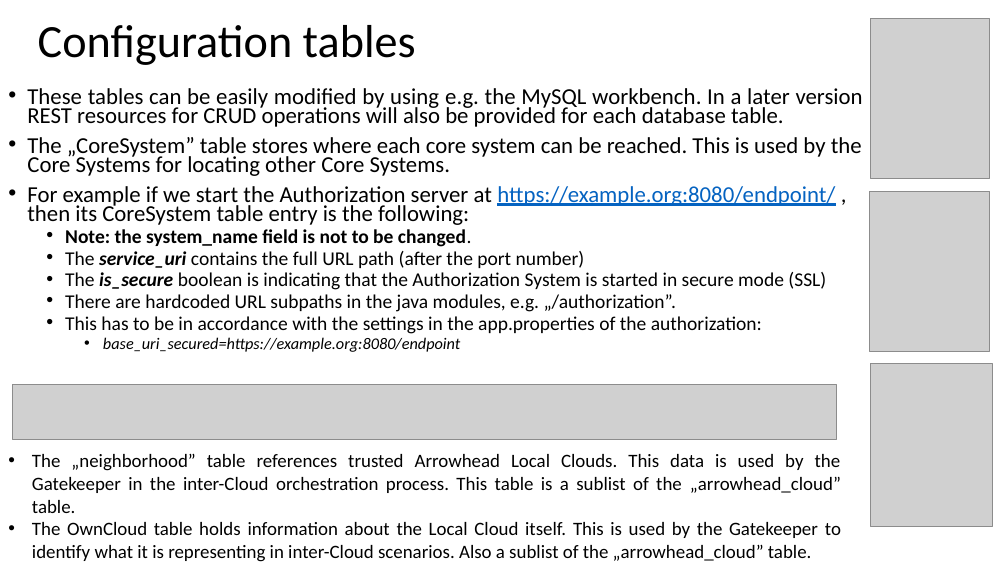
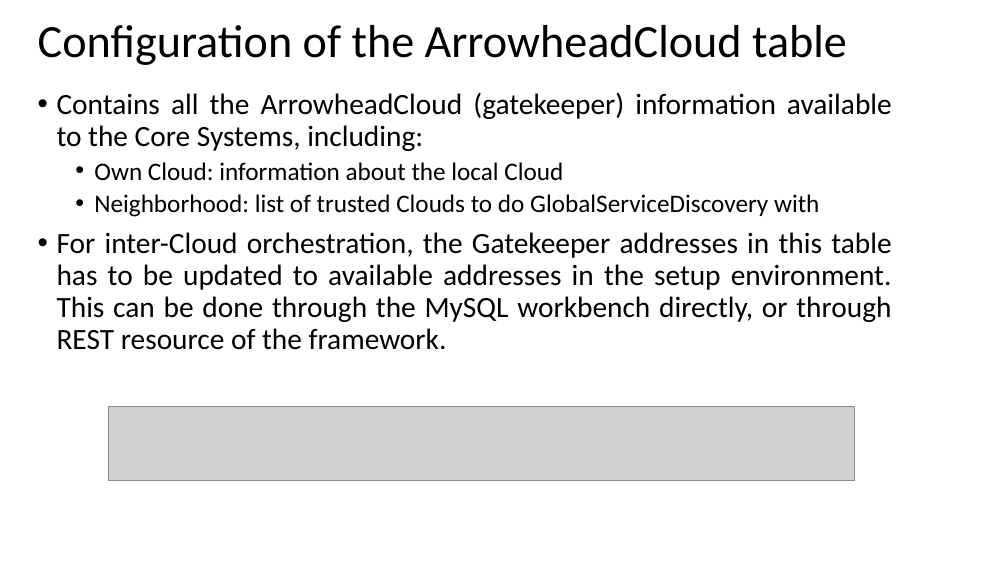
Before and after one commit to hegeduscs/arrowhead, a slide deck: slide 10 of documentation/Quick-Start-Guide-M2.pptx. Drawn at 1008x567 pixels with LibreOffice and Linux fonts; fonts in the diff are those of the drawing; grey boxes stand for pictures. Boxes give left, top, right and bottom in pixels: in the first picture for what was removed or moved away, otherwise in the second. Text is boxed around its words. In the diff, an @@ line names an element or a change of style, - is before the commit and + after.

```diff
--- a/documentation/Quick-Start-Guide-M2.pptx
+++ b/documentation/Quick-Start-Guide-M2.pptx
@@ title at [38, 25, 847, 65]: text changed @@
-Configuration tables
+Configuration of the ArrowheadCloud table
@@ picture removed at [870, 18, 990, 178] @@
@@ text at [57, 92, 892, 350]: text changed; size 21.7 to 28 pt @@
-• These tables can be easily modified by using e.g. the MySQL workbench. In a later version REST resources for CRUD operations will also be provided for each database table.
-• The „CoreSystem” table stores where each core system can be reached. This is used by the Core Systems for locating other Core Systems.
-• For example if we start the Authorization server at https://example.org:8080/endpoint/ , then its CoreSystem table entry is the following:
-  • Note: the system_name field is not to be changed.
-  • The service_uri contains the full URL path (after the port number)
-  • The is_secure boolean is indicating that the Authorization System is started in secure mode (SSL)
-  • There are hardcoded URL subpaths in the java modules, e.g. „/authorization”.
-  • This has to be in accordance with the settings in the app.properties of the authorization:
-    • base_uri_secured=https://example.org:8080/endpoint
+• Contains all the ArrowheadCloud (gatekeeper) information available to the Core Systems, including:
+  • Own Cloud: information about the local Cloud
+  • Neighborhood: list of trusted Clouds to do GlobalServiceDiscovery with
+• For inter-Cloud orchestration, the Gatekeeper addresses in this table has to be updated to available addresses in the setup environment. This can be done through the MySQL workbench directly, or through REST resource of the framework.
@@ picture removed at [870, 191, 990, 351] @@
@@ picture removed at [13, 385, 836, 439] @@
@@ picture removed at [870, 364, 992, 526] @@
@@ picture added at [108, 406, 854, 480] @@
@@ text removed at [32, 454, 841, 562] @@
-• The „neighborhood” table references trusted Arrowhead Local Clouds. This data is used by the Gatekeeper in the inter-Cloud orchestration process. This table is a sublist of the „arrowhead_cloud” table.
-• The OwnCloud table holds information about the Local Cloud itself. This is used by the Gatekeeper to identify what it is representing in inter-Cloud scenarios. Also a sublist of the „arrowhead_cloud” table.
```
Also in this commit, not shown: 3 other slides changed, 2 other files.
